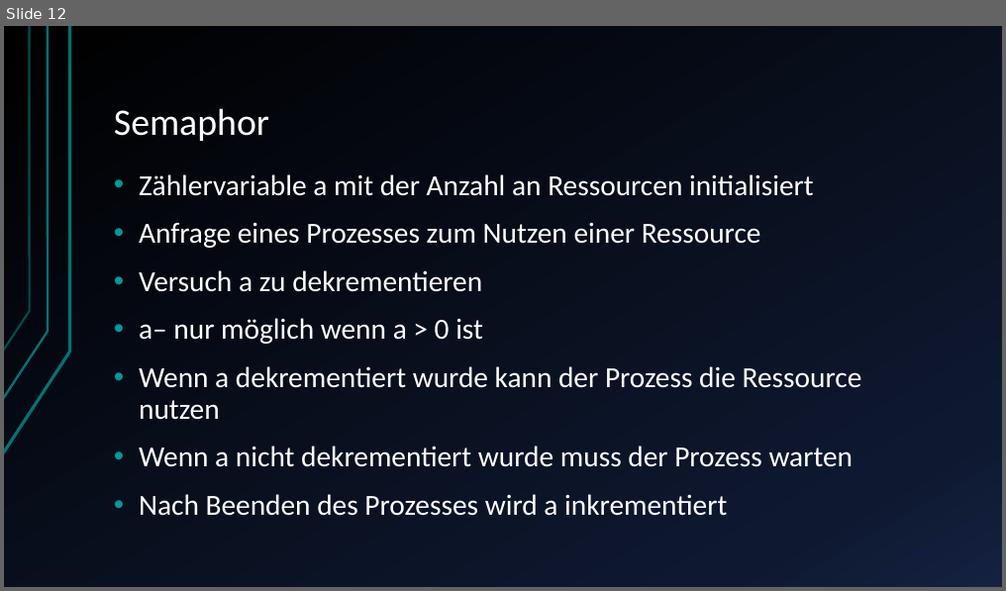
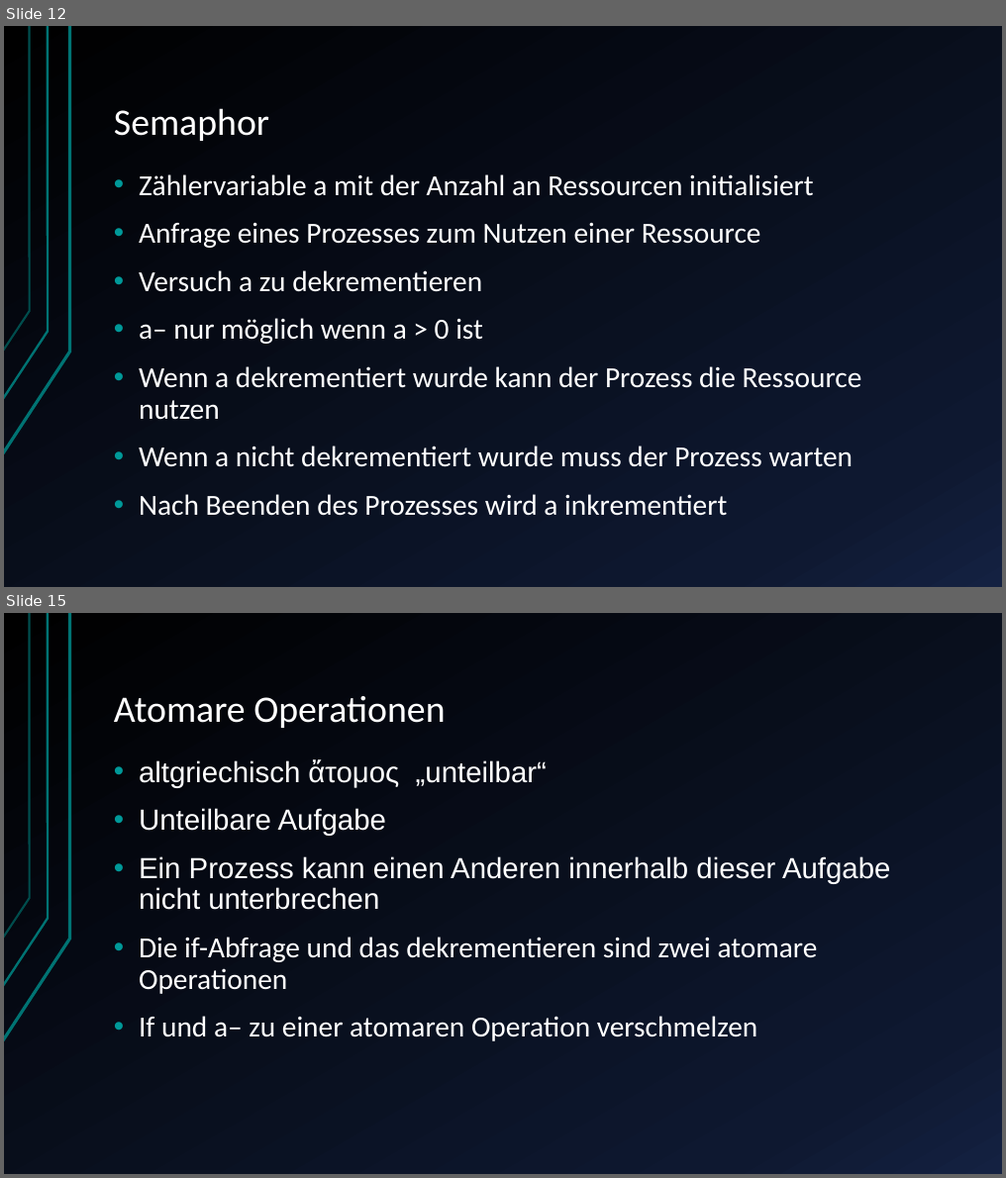
Before and after one commit to JuSteif/Parallelisierung, a slide deck: Ausblick Parallelisierung von Prozessen.pptx. Shown one above the other, each under a label of ours: slide 12 before the commit, slides 12 and 15 after it; the slides between them are not shown. The pictures are 1006x591 and 1006x1178 pixels, drawn with LibreOffice and Linux fonts; fonts in the diff are those of the drawing. Boxes give left, top, right and bottom in pixels: in the first picture for what was removed or moved away, otherwise in the second. Text is boxed around its words. In the diff, an @@ line names an element or a change of style, - is before the commit and + after.

```diff
--- a/Ausblick Parallelisierung von Prozessen.pptx
+++ b/Ausblick Parallelisierung von Prozessen.pptx
@@ slide 15 added at box(4, 613, 1002, 1174), background gradient #000000 to #0F1931 to #142242; not listed: 3 template elements that a slide beside it also shows @@
@@ title added at box(114, 696, 445, 728), 36 pt, text #FFFFFF @@
+Atomare Operationen
@@ text added at box(139, 760, 890, 1042), 28 pt, text #FFFFFF @@
+• altgriechisch ἄτομος „unteilbar“
+• Unteilbare Aufgabe
+• Ein Prozess kann einen Anderen innerhalb dieser Aufgabe nicht unterbrechen
+• Die if-Abfrage und das dekrementieren sind zwei atomare Operationen
+• If und a– zu einer atomaren Operation verschmelzen
```
Also in this commit, not shown: 1 slide changed, 19 other slides added, 1 slide removed, 1 other file.
